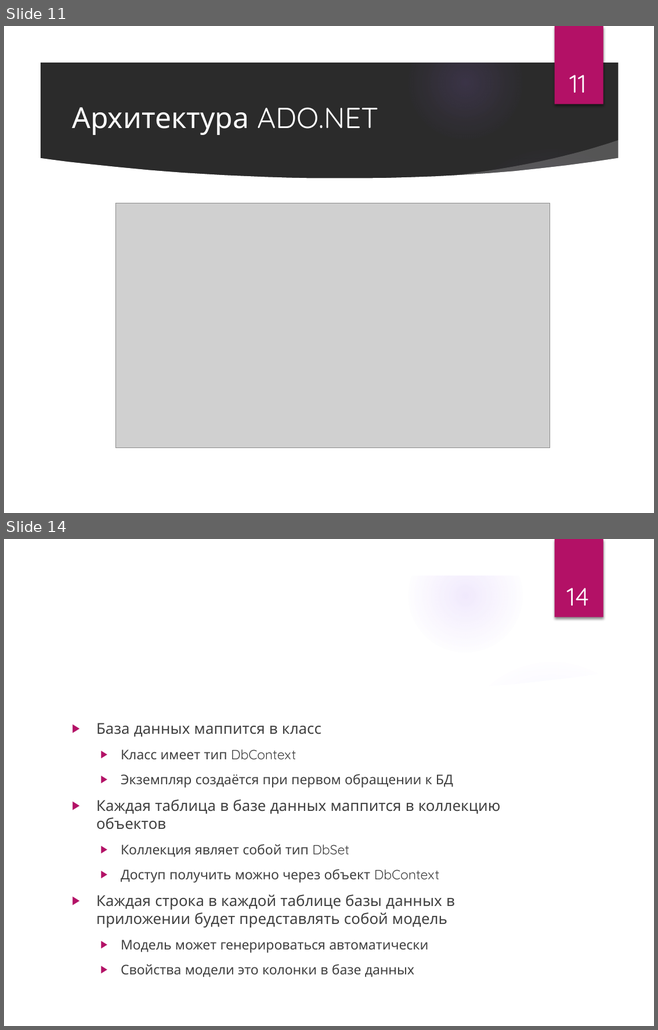
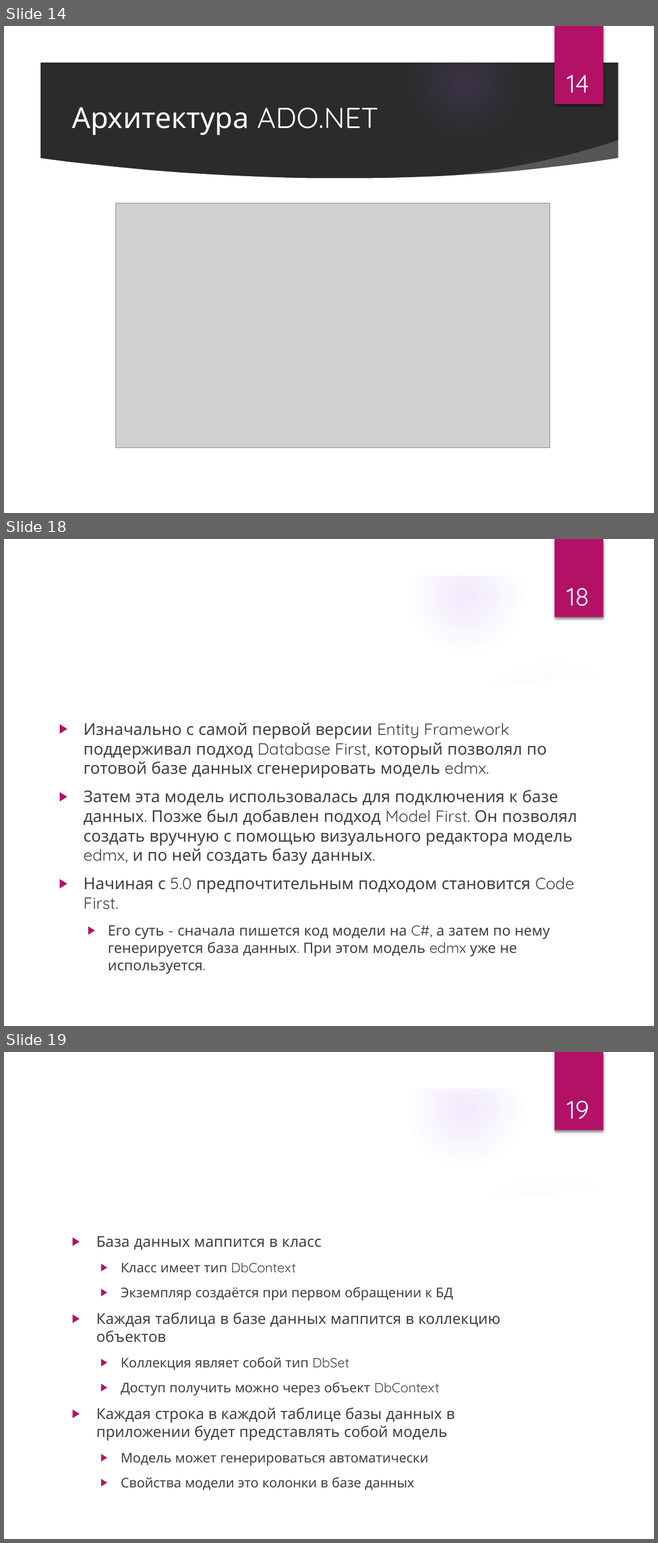
Before and after one commit to Alfredovec/LecturesDotNet, a slide deck: 04Connect.pptx. Shown one above the other, each under a label of ours: slides 11 and 14 before the commit, slides 14, 18 and 19 after it; the slides between them are not shown. The pictures are 658x1030 and 658x1543 pixels, drawn with LibreOffice and Linux fonts; fonts in the diff are those of the drawing; grey boxes stand for pictures; background and template pictures are left out; a plain dark background stands for a picture behind light text. Boxes give left, top, right and bottom in pixels: in the first picture for what was removed or moved away, otherwise in the second. Text is boxed around its words. In the diff, an @@ line names an element or a change of style, - is before the commit and + after.

```diff
--- a/04Connect.pptx
+++ b/04Connect.pptx
@@ slide 18 added at [4,539,654,1026], background picture (left out); not listed: 9 template elements that a slide beside it also shows @@
@@ page number added at [566,588,589,606], 28 pt, text #FFFFFF @@
+18
@@ title added at [65,605,517,655], 32 pt, text #FFFFFF @@
+Подходы в EF
@@ text added at [83,722,576,974], 18 pt, text #404040 @@
+▶ Изначально с самой первой версии Entity Framework поддерживал подход Database First, который позволял по готовой базе данных сгенерировать модель edmx.
+▶ Затем эта модель использовалась для подключения к базе данных. Позже был добавлен подход Model First. Он позволял создать вручную с помощью визуального редактора модель edmx, и по ней создать базу данных.
+▶ Начиная с 5.0 предпочтительным подходом становится Code First.
+  ▶ Его суть - сначала пишется код модели на C#, а затем по нему генерируется база данных. При этом модель edmx уже не используется.
@@ what was slide 11 is now slide 14 @@
@@ page number at [567,75,589,93]: text changed @@
-11
+14
@@ what was slide 14 is now slide 19 @@
@@ page number at [567,1101,589,1119]: text changed @@
-14
+19
```
Also in this commit, not shown: 6 slides changed, 8 other slides added, 1 slide removed, 9 other files.
